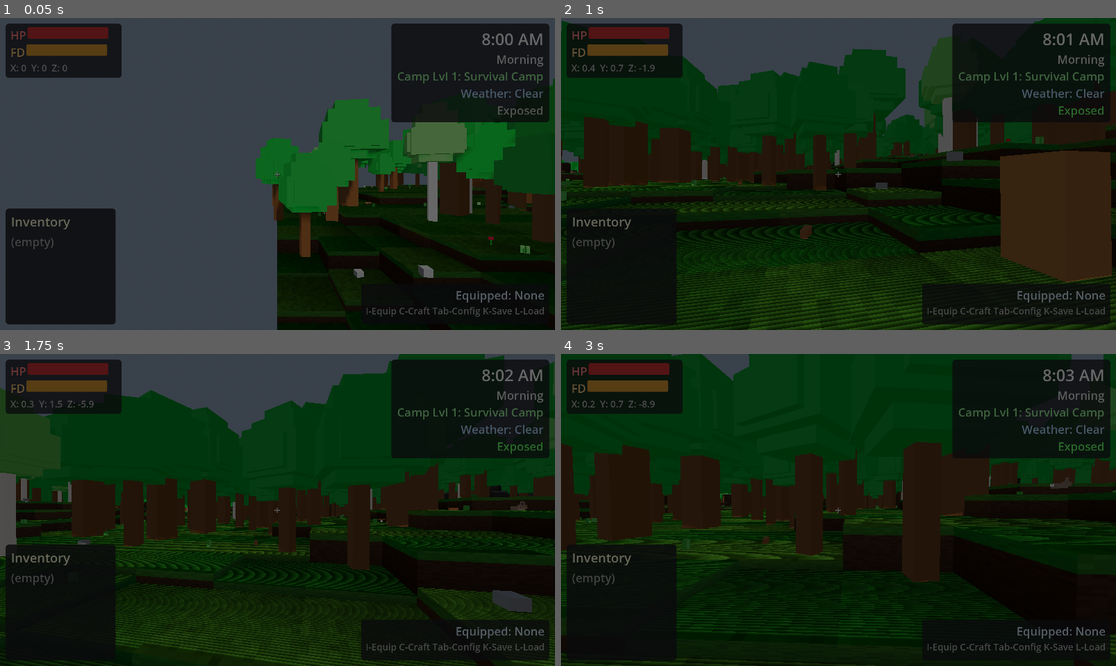
Above: before the commit, frames 1-4 (two rows, left to right).
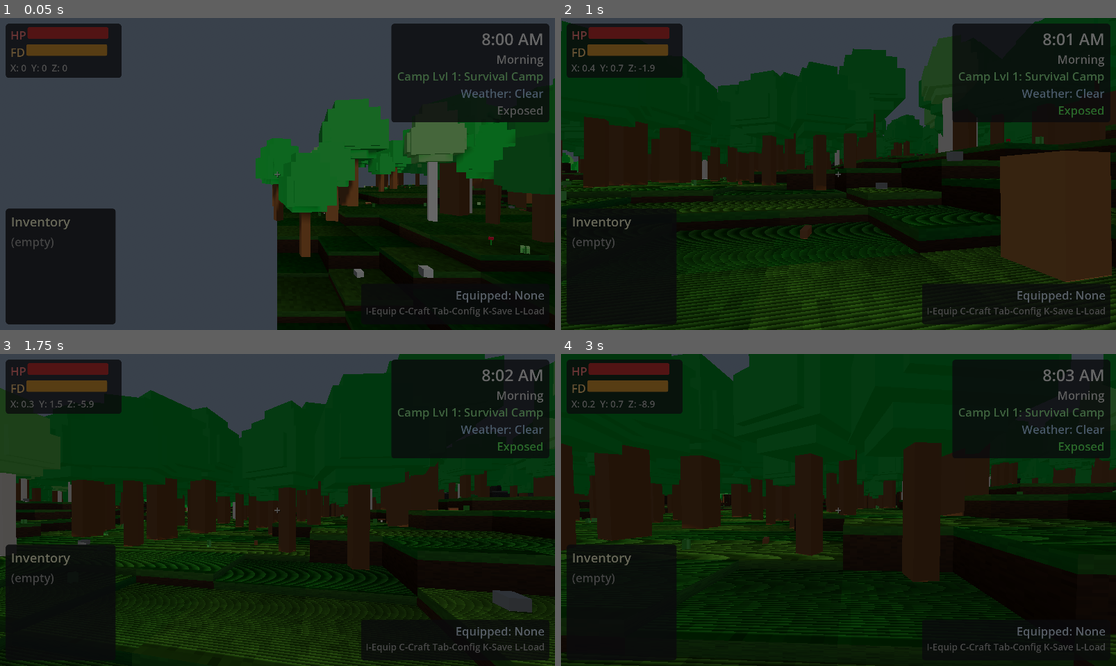
Above: after the commit, the same moments.

Repository: adchamberlain/into-the-wild
Game: Godot game, scene res://scenes/main.tscn
Two runs of this game, one before a commit and one after it. Both use one fixed random seed, a clock stepped at 60 frames per second and the inputs below.
Inputs (mouse positions are in pixels of both pictures, inside the frame that each line leads up to):
- Up to frame 1 (0.05 s): no input
- Up to frame 2 (1 s): tap Enter at 0.5 s; move the mouse to (866, 174) at 0.52 s; hold W (move_forward) from 0.53 s (still down); hold F (eat) from 0.53 s (still down); click (866, 174) at 0.67 s; tap Space (jump) at 0.77 s
- Up to frame 3 (1.75 s): keep holding W (move_forward); tap Space (jump) at 1.07, 1.52 s; move the mouse to (249, 510) at 1.27 s; release F (eat) at 1.28 s; tap F (eat) at 1.35 s
- Up to frame 4 (3 s): keep holding W (move_forward); tap Space (jump) at 1.82, 2.75 s; move the mouse to (849, 503) at 2.02 s; hold E (interact) 2.03-2.78 s; tap F (eat) at 2.3 s; move the mouse to (832, 516) at 2.77 s; tap M (move_structure) at 2.85 s; click (832, 516) at 2.92 s

Frame 1 is identical in both runs. In frame 2, less than 0.1% of the frame differs, in the area x 0-64%, y 43-50%; in frame 3, less than 0.1%; in frame 4, less than 0.1%, in the area x 29-93%, y 39-49%.

Commit message:
Fix audio bugs, smooth rivers, and reduce animal spawns
Audio fixes:
- Fix footsteps playing when standing still (joystick drift deadzone)
- Fix Vector3 truthiness check for movement direction
- Reduce animal sound frequency with longer cooldowns
- Add distance checks so animal sounds only play when nearby
- Remove bird_flap sound (too frequent even with limits)

River improvements:
- Add Catmull-Rom spline smoothing for curved river paths
- Add tapering at river start/end for natural appearance
- Add miter limiting to prevent spikes at sharp corners
- Increase subdivisions for smoother curves

Performance:
- Reduce animal spawn rate (only 30% of chunks have animals)
- Reduce max animals per chunk from 4 to 2
- Remove verbose animal spawn logging

Co-Authored-By: Claude Opus 4.5 <noreply@anthropic.com>

Diff:
--- a/scripts/core/sfx_manager.gd
+++ b/scripts/core/sfx_manager.gd
@@ -28,10 +28,10 @@
 	"menu_close": 0.1,
 	"select": 0.05,
 	"cancel": 0.1,
-	# Animal sounds
-	"rabbit_hop": 0.2,
-	"bird_chirp": 0.5,
-	"bird_flap": 0.3,
+	# Animal sounds - very long cooldowns since many animals exist in world
+	"rabbit_hop": 3.0,  # Only hear a hop every 3 seconds max
+	"bird_chirp": 8.0,  # Rare chirps
+	"bird_flap": 5.0,   # Rare flap sounds
 }
 
 # Anti-repetition tracking for footsteps
--- a/scripts/creatures/ambient_bird.gd
+++ b/scripts/creatures/ambient_bird.gd
@@ -14,8 +14,8 @@
 
 # Perch settings
 var perch_height: float = 0.0  # Height above terrain when perched (can be on ground or in tree)
-var chirp_interval_min: float = 5.0
-var chirp_interval_max: float = 15.0
+var chirp_interval_min: float = 12.0  # Longer intervals - many birds in world
+var chirp_interval_max: float = 30.0
 var chirp_timer: float = 0.0
 
 # Wing animation
@@ -227,12 +227,9 @@
 		wing_left.position.y = 0.10 + y_offset
 		wing_right.position.y = 0.10 + y_offset
 
-	# Play flap sound occasionally
-	if sin(wing_angle * TAU) > 0.9 and not is_wings_up:
+	# Track wing position for animation (sound removed - too frequent with many birds)
+	if sin(wing_angle * TAU) > 0.9:
 		is_wings_up = true
-		var sfx_manager: Node = get_node_or_null("/root/SFXManager")
-		if sfx_manager and sfx_manager.has_method("play_sfx"):
-			sfx_manager.play_sfx("bird_flap")
 	elif sin(wing_angle * TAU) < 0:
 		is_wings_up = false
 
@@ -246,9 +243,11 @@
 
 
 func _chirp() -> void:
-	var sfx_manager: Node = get_node_or_null("/root/SFXManager")
-	if sfx_manager and sfx_manager.has_method("play_sfx"):
-		sfx_manager.play_sfx("bird_chirp")
+	# Only chirp if player is nearby (sounds are 2D, not spatial)
+	if player and global_position.distance_to(player.global_position) < 15.0:
+		var sfx_manager: Node = get_node_or_null("/root/SFXManager")
+		if sfx_manager and sfx_manager.has_method("play_sfx"):
+			sfx_manager.play_sfx("bird_chirp")
 
 
 func _start_flying() -> void:
--- a/scripts/creatures/ambient_rabbit.gd
+++ b/scripts/creatures/ambient_rabbit.gd
@@ -116,10 +116,11 @@
 		global_position = hop_end_pos
 		hop_count += 1
 
-		# Play hop sound
-		var sfx_manager: Node = get_node_or_null("/root/SFXManager")
-		if sfx_manager and sfx_manager.has_method("play_sfx"):
-			sfx_manager.play_sfx("rabbit_hop")
+		# Play hop sound only if player is very close (sounds are 2D, not spatial)
+		if player and global_position.distance_to(player.global_position) < 8.0:
+			var sfx_manager: Node = get_node_or_null("/root/SFXManager")
+			if sfx_manager and sfx_manager.has_method("play_sfx"):
+				sfx_manager.play_sfx("rabbit_hop")
 
 		# Start next hop if we have more
 		if hop_count < target_hop_count:
--- a/scripts/player/player_controller.gd
+++ b/scripts/player/player_controller.gd
@@ -230,10 +230,12 @@
 	# Get input direction from actions (supports both keyboard and controller)
 	var input_dir: Vector2 = _get_movement_input()
 
-	var direction: Vector3 = (transform.basis * Vector3(input_dir.x, 0, input_dir.y)).normalized()
+	var direction: Vector3 = Vector3.ZERO
+	if input_dir.length() > 0:
+		direction = (transform.basis * Vector3(input_dir.x, 0, input_dir.y)).normalized()
 
 	# Apply movement
-	if direction:
+	if direction.length() > 0:
 		velocity.x = direction.x * current_speed
 		velocity.z = direction.z * current_speed
 
@@ -256,6 +258,10 @@
 	input_dir.x = Input.get_action_strength("move_right") - Input.get_action_strength("move_left")
 	input_dir.y = Input.get_action_strength("move_backward") - Input.get_action_strength("move_forward")
 
+	# Apply deadzone to prevent joystick drift from triggering movement/footsteps
+	if input_dir.length() < 0.15:
+		return Vector2.ZERO
+
 	# Clamp for analog stick diagonal movement
 	if input_dir.length() > 1.0:
 		input_dir = input_dir.normalized()
@@ -289,10 +295,12 @@
 	# Slower horizontal movement while swimming (use shared input function)
 	var input_dir: Vector2 = _get_movement_input()
 
-	var direction: Vector3 = (transform.basis * Vector3(input_dir.x, 0, input_dir.y)).normalized()
+	var direction: Vector3 = Vector3.ZERO
+	if input_dir.length() > 0:
+		direction = (transform.basis * Vector3(input_dir.x, 0, input_dir.y)).normalized()
 
 	# Apply slower movement in water
-	if direction:
+	if direction.length() > 0:
 		velocity.x = direction.x * swim_move_speed
 		velocity.z = direction.z * swim_move_speed
 
--- a/scripts/world/chunk_manager.gd
+++ b/scripts/world/chunk_manager.gd
@@ -458,6 +458,9 @@
 		if river_path.size() < 4:
 			continue  # Too short, try again
 
+		# Smooth the path to eliminate sharp corners
+		river_path = _smooth_river_path(river_path)
+
 		# Place fishing pools along the river
 		var fishing_pools: Array[Vector2] = _place_fishing_pools(river_path)
 
@@ -539,6 +542,59 @@
 			break
 
 	return path
+
+
+func _smooth_river_path(path: Array[Vector2]) -> Array[Vector2]:
+	## Smooth a river path using Catmull-Rom spline interpolation
+	## This creates gentle curves instead of sharp corners
+	if path.size() < 3:
+		return path
+
+	var smoothed: Array[Vector2] = []
+	var subdivisions: int = 8  # More subdivisions for smoother curves
+
+	for i in range(path.size() - 1):
+		# Get 4 control points for Catmull-Rom (p0, p1, p2, p3)
+		var p0: Vector2 = path[max(0, i - 1)]
+		var p1: Vector2 = path[i]
+		var p2: Vector2 = path[min(path.size() - 1, i + 1)]
+		var p3: Vector2 = path[min(path.size() - 1, i + 2)]
+
+		# Add the start point
+		smoothed.append(p1)
+
+		# Add interpolated points
+		for j in range(1, subdivisions):
+			var t: float = float(j) / float(subdivisions)
+			var point: Vector2 = _catmull_rom(p0, p1, p2, p3, t)
+			smoothed.append(point)
+
+	# Add the final point
+	smoothed.append(path[path.size() - 1])
+
+	return smoothed
+
+
+func _catmull_rom(p0: Vector2, p1: Vector2, p2: Vector2, p3: Vector2, t: float) -> Vector2:
+	## Catmull-Rom spline interpolation between p1 and p2
+	var t2: float = t * t
+	var t3: float = t2 * t
+
+	var x: float = 0.5 * (
+		(2.0 * p1.x) +
+		(-p0.x + p2.x) * t +
+		(2.0 * p0.x - 5.0 * p1.x + 4.0 * p2.x - p3.x) * t2 +
+		(-p0.x + 3.0 * p1.x - 3.0 * p2.x + p3.x) * t3
+	)
+
+	var y: float = 0.5 * (
+		(2.0 * p1.y) +
+		(-p0.y + p2.y) * t +
+		(2.0 * p0.y - 5.0 * p1.y + 4.0 * p2.y - p3.y) * t2 +
+		(-p0.y + 3.0 * p1.y - 3.0 * p2.y + p3.y) * t3
+	)
+
+	return Vector2(x, y)
 
 
 func _place_fishing_pools(river_path: Array[Vector2]) -> Array[Vector2]:
@@ -1182,25 +1238,62 @@
 	var left_edges: Array[Vector3] = []
 	var right_edges: Array[Vector3] = []
 
+	# Taper settings - river narrows at start and end
+	var taper_points: int = 8  # Number of points to taper over (increased for smoother taper)
+	var min_width_factor: float = 0.1  # Minimum width as fraction of full width
+
 	for i in range(path.size()):
 		var current: Vector2 = path[i]
-		var direction: Vector2
+		var perpendicular: Vector2
 
 		if i == 0:
-			# First point - use direction to next point
-			direction = (path[1] - path[0]).normalized()
+			# First point - use perpendicular to next segment
+			var direction: Vector2 = (path[1] - path[0]).normalized()
+			perpendicular = Vector2(-direction.y, direction.x)
 		elif i == path.size() - 1:
-			# Last point - use direction from previous point
-			direction = (path[i] - path[i - 1]).normalized()
+			# Last point - use perpendicular to previous segment
+			var direction: Vector2 = (path[i] - path[i - 1]).normalized()
+			perpendicular = Vector2(-direction.y, direction.x)
 		else:
-			# Middle points - average direction from prev and to next
+			# Middle points - calculate proper miter perpendicular
 			var dir_in: Vector2 = (path[i] - path[i - 1]).normalized()
 			var dir_out: Vector2 = (path[i + 1] - path[i]).normalized()
-			direction = ((dir_in + dir_out) / 2.0).normalized()
-
-		var perpendicular: Vector2 = Vector2(-direction.y, direction.x)
-		var left: Vector2 = current + perpendicular * half_width
-		var right: Vector2 = current - perpendicular * half_width
+
+			# Calculate the miter direction (bisector of the angle)
+			var miter: Vector2 = (dir_in + dir_out).normalized()
+
+			# If directions are nearly opposite, use perpendicular to incoming
+			if miter.length() < 0.1:
+				perpendicular = Vector2(-dir_in.y, dir_in.x)
+			else:
+				perpendicular = Vector2(-miter.y, miter.x)
+
+				# Calculate miter length factor to maintain consistent width
+				var perp_in: Vector2 = Vector2(-dir_in.y, dir_in.x)
+				var dot: float = perpendicular.dot(perp_in)
+				if abs(dot) > 0.1:
+					# Limit miter extension to prevent spikes at sharp corners
+					var miter_scale: float = 1.0 / abs(dot)
+					miter_scale = min(miter_scale, 2.0)  # Cap at 2x to avoid extreme spikes
+					perpendicular = perpendicular * miter_scale
+
+				perpendicular = perpendicular.normalized()
+
+		# Calculate taper factor for start and end of river
+		var taper: float = 1.0
+		if i < taper_points:
+			# Taper at start - use smooth easing
+			var t: float = float(i) / float(taper_points)
+			taper = min_width_factor + (1.0 - min_width_factor) * (t * t)  # Quadratic ease-in
+		elif i > path.size() - 1 - taper_points:
+			# Taper at end - use smooth easing
+			var dist_from_end: int = path.size() - 1 - i
+			var t: float = float(dist_from_end) / float(taper_points)
+			taper = min_width_factor + (1.0 - min_width_factor) * (t * t)  # Quadratic ease-in
+
+		var current_half_width: float = half_width * taper
+		var left: Vector2 = current + perpendicular * current_half_width
+		var right: Vector2 = current - perpendicular * current_half_width
 
 		left_edges.append(Vector3(left.x, water_y, left.y))
 		right_edges.append(Vector3(right.x, water_y, right.y))
--- a/scripts/world/terrain_chunk.gd
+++ b/scripts/world/terrain_chunk.gd
@@ -886,6 +886,7 @@
 
 func _spawn_chunk_animals() -> void:
 	## Spawn ambient wildlife based on region type
+	## Animals are sparse - only ~30% of chunks have any animals
 	var cell_size: float = chunk_manager.cell_size
 	var chunk_size_cells: int = chunk_manager.chunk_size_cells
 	var chunk_world_size: float = chunk_size_cells * cell_size
@@ -898,31 +899,35 @@
 	var rng: RandomNumberGenerator = RandomNumberGenerator.new()
 	rng.seed = chunk_seed
 
+	# Only 30% of chunks have any animals - skip most chunks
+	if rng.randf() > 0.30:
+		return
+
 	# Get the dominant region for this chunk (sample center)
 	var center_x: float = chunk_world_x + chunk_world_size / 2.0
 	var center_z: float = chunk_world_z + chunk_world_size / 2.0
 	var region: ChunkManager.RegionType = chunk_manager.get_region_at(center_x, center_z)
 
-	# Determine spawn counts based on region
+	# Determine spawn counts based on region (reduced counts)
 	var rabbit_count: int = 0
 	var bird_count: int = 0
 
 	match region:
 		ChunkManager.RegionType.MEADOW:
-			rabbit_count = rng.randi_range(1, 2)
-			bird_count = rng.randi_range(1, 2)
+			rabbit_count = rng.randi_range(0, 1)
+			bird_count = rng.randi_range(0, 1)
 		ChunkManager.RegionType.FOREST:
-			rabbit_count = rng.randi_range(1, 3)
-			bird_count = rng.randi_range(1, 2)
+			rabbit_count = rng.randi_range(0, 1)
+			bird_count = rng.randi_range(0, 1)
 		ChunkManager.RegionType.HILLS:
-			rabbit_count = rng.randi_range(0, 1)
-			bird_count = rng.randi_range(1, 3)
+			rabbit_count = 0
+			bird_count = rng.randi_range(0, 1)
 		ChunkManager.RegionType.ROCKY:
 			rabbit_count = 0
-			bird_count = rng.randi_range(0, 2)
+			bird_count = rng.randi_range(0, 1)
 
 	# Cap total animals per chunk for performance
-	var max_animals: int = 4
+	var max_animals: int = 2
 	var total_requested: int = rabbit_count + bird_count
 	if total_requested > max_animals:
 		# Scale down proportionally
@@ -931,23 +936,16 @@
 		bird_count = max_animals - rabbit_count
 
 	# Spawn rabbits
-	var spawned_rabbits: int = 0
 	for _i in range(rabbit_count):
 		var spawn_pos: Vector3 = _find_animal_spawn_position(rng, chunk_world_x, chunk_world_z, chunk_world_size)
 		if spawn_pos != Vector3.ZERO:
 			_spawn_rabbit(spawn_pos)
-			spawned_rabbits += 1
 
 	# Spawn birds
-	var spawned_birds: int = 0
 	for _i in range(bird_count):
 		var spawn_pos: Vector3 = _find_animal_spawn_position(rng, chunk_world_x, chunk_world_z, chunk_world_size)
 		if spawn_pos != Vector3.ZERO:
 			_spawn_bird(spawn_pos)
-			spawned_birds += 1
-
-	if spawned_rabbits > 0 or spawned_birds > 0:
-		print("[TerrainChunk] Spawned %d rabbits, %d birds in chunk (%d, %d)" % [spawned_rabbits, spawned_birds, chunk_coord.x, chunk_coord.y])
 
 
 func _find_animal_spawn_position(rng: RandomNumberGenerator, chunk_x: float, chunk_z: float, chunk_size: float) -> Vector3:
Not shown, added: assets/audio/sfx/animals/bird_chirp.mp3.import
Not shown, added: assets/audio/sfx/animals/bird_flap.mp3.import
Not shown, added: assets/audio/sfx/animals/rabbit_hop.mp3.import
Not shown, changed: DEV_LOG.md
